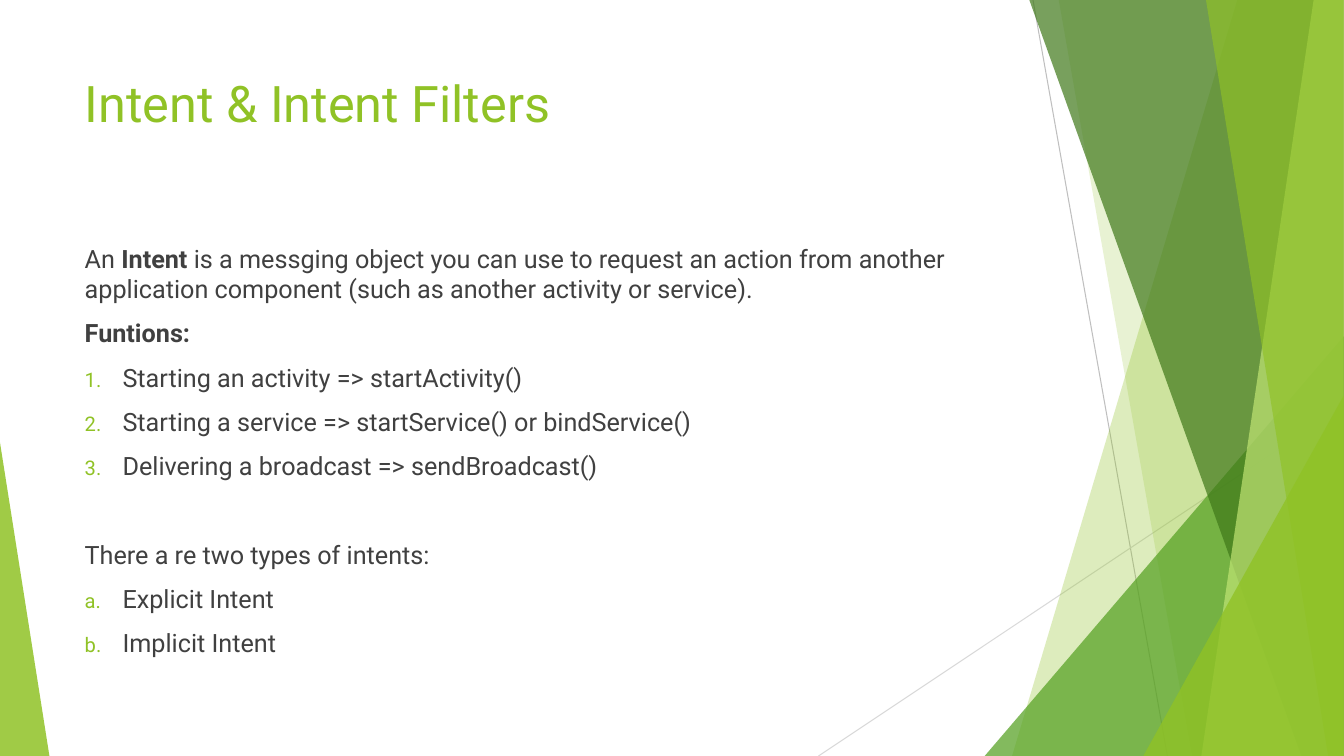
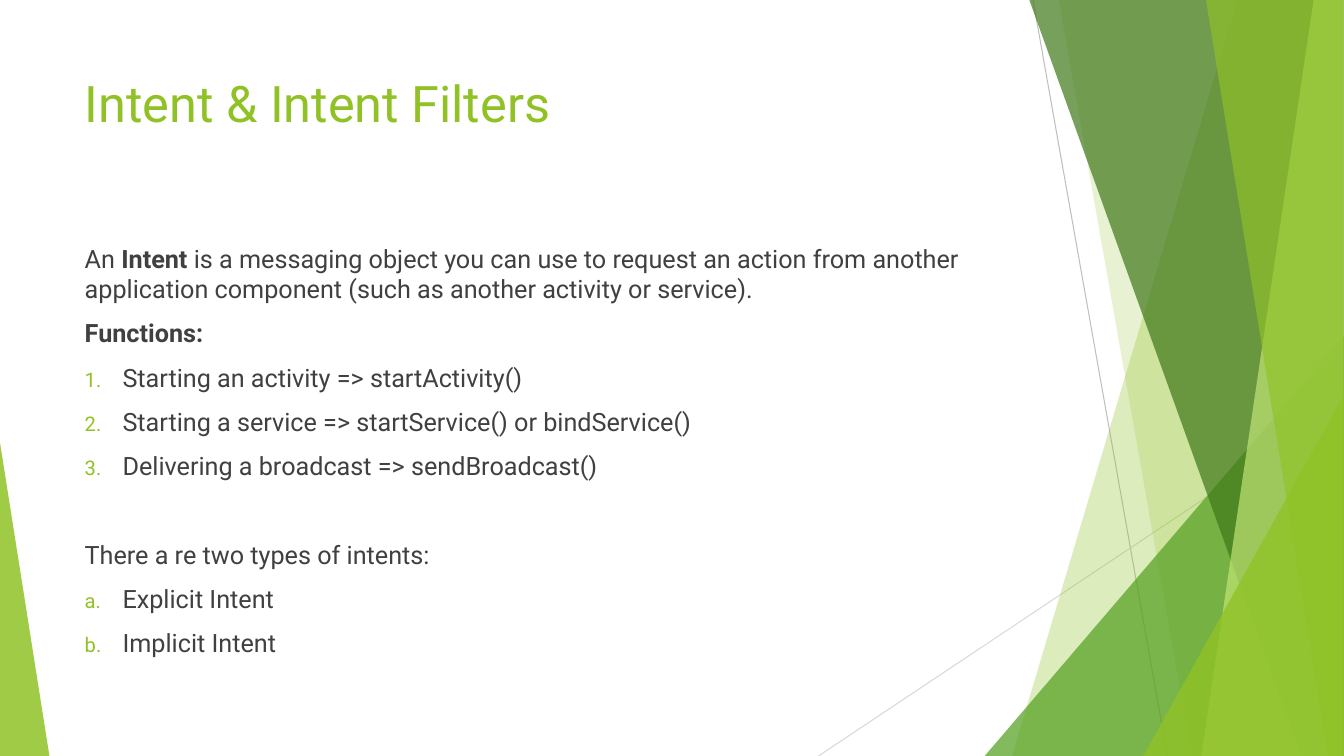
Before and after one commit to donsecret/ug-short-course, a slide deck: slide 7 of 2019 DOCS/Lecture Three.pptx. Drawn at 1344x756 pixels with LibreOffice and Linux fonts; fonts in the diff are those of the drawing. Boxes give left, top, right and bottom in pixels: in the first picture for what was removed or moved away, otherwise in the second. Text is boxed around its words. In the diff, an @@ line names an element or a change of style, - is before the commit and + after.

```diff
--- a/2019 DOCS/Lecture Three.pptx
+++ b/2019 DOCS/Lecture Three.pptx
@@ text at [85,249,959,343]: text changed @@
-An Intent is a messging object you can use to request an action from another application component (such as another activity or service).
-Funtions:
+An Intent is a messaging object you can use to request an action from another application component (such as another activity or service).
+Functions:
```
Also in this commit, not shown: 2 other slides changed, 1 other file.
